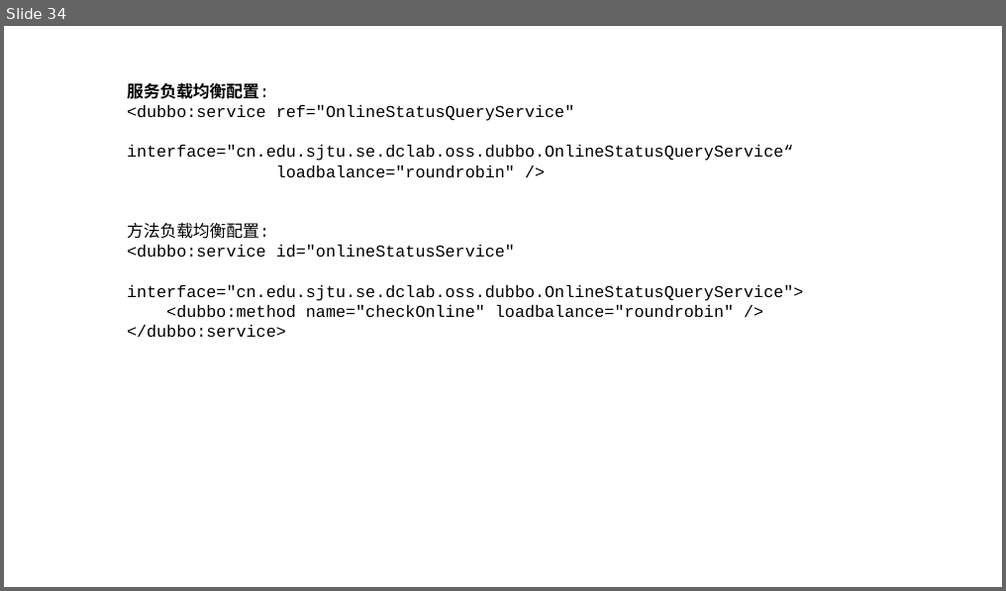
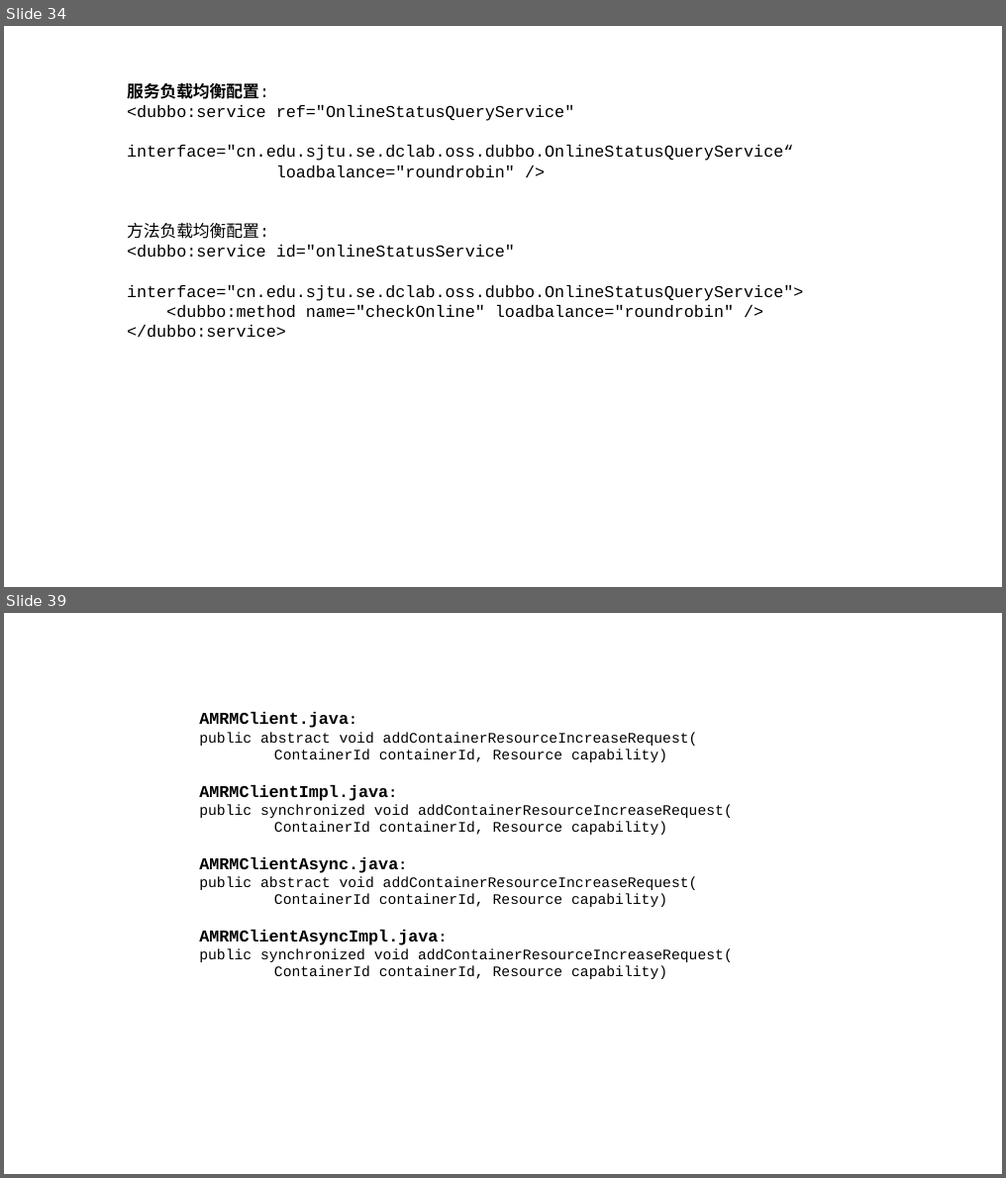
Before and after one commit to huiyi-learning/Dissertation, a slide deck: Diploma paper/Figures.pptx. Shown one above the other, each under a label of ours: slide 34 before the commit, slides 34 and 39 after it; the slides between them are not shown. The pictures are 1006x591 and 1006x1178 pixels, drawn with LibreOffice and Linux fonts; fonts in the diff are those of the drawing. Boxes give left, top, right and bottom in pixels: in the first picture for what was removed or moved away, otherwise in the second. Text is boxed around its words. In the diff, an @@ line names an element or a change of style, - is before the commit and + after.

```diff
--- a/Diploma paper/Figures.pptx
+++ b/Diploma paper/Figures.pptx
@@ slide 39 added at bbox=[4, 613, 1002, 1174], background #FFFFFF @@
@@ text added at bbox=[199, 712, 733, 979], 14 pt, text #000000 @@
+AMRMClient.java:
+public abstract void addContainerResourceIncreaseRequest(
+ContainerId containerId, Resource capability)
+AMRMClientImpl.java:
+public synchronized void addContainerResourceIncreaseRequest(
+ContainerId containerId, Resource capability)
+AMRMClientAsync.java:
+public abstract void addContainerResourceIncreaseRequest(
+ContainerId containerId, Resource capability)
+AMRMClientAsyncImpl.java:
+public synchronized void addContainerResourceIncreaseRequest(
+ContainerId containerId, Resource capability)
```
Also in this commit, not shown: 1 slide changed, 5 other slides added, 23 other files.
